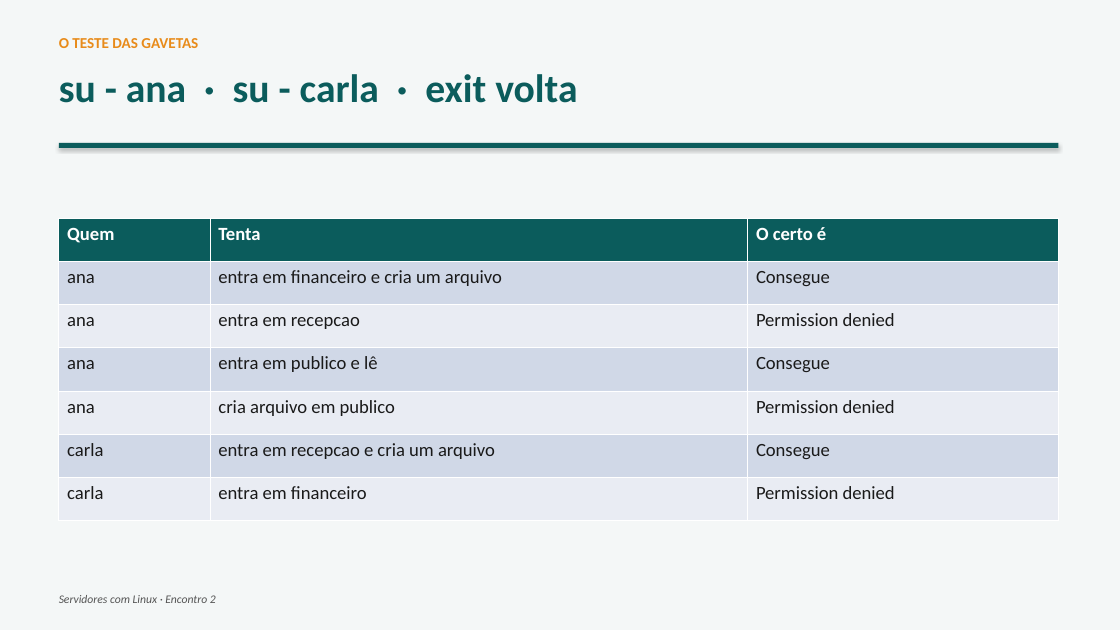
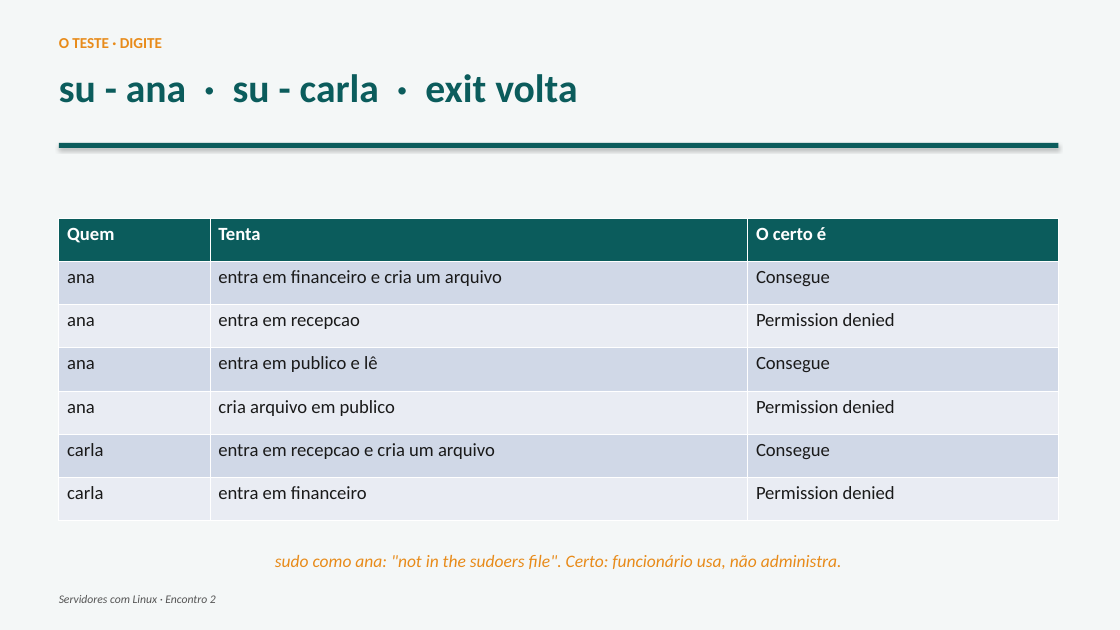
Before and after one commit to joninedel-prog/gerador_contratos, a slide deck: slide 23 of Aula - Servidores 2 - Pastas, usuarios e acesso de longe.pptx (slide 22 before the commit). Drawn at 1120x630 pixels with LibreOffice and Linux fonts; fonts in the diff are those of the drawing. Boxes give left, top, right and bottom in pixels: in the first picture for what was removed or moved away, otherwise in the second. Text is boxed around its words. In the diff, an @@ line names an element or a change of style, - is before the commit and + after.

```diff
--- a/Aula - Servidores 2 - Pastas, usuarios e acesso de longe.pptx
+++ b/Aula - Servidores 2 - Pastas, usuarios e acesso de longe.pptx
@@ text at <box>59,38,162,48</box>: text changed @@
-O TESTE DAS GAVETAS
+O TESTE · DIGITE
@@ text added at <box>275,555,842,569</box>, 15 pt, text #E88B1A, italic @@
+sudo como ana: "not in the sudoers file". Certo: funcionário usa, não administra.
```
Also in this commit, not shown: 16 other slides changed, 8 slides added, 2 slides removed, 5 other files.
